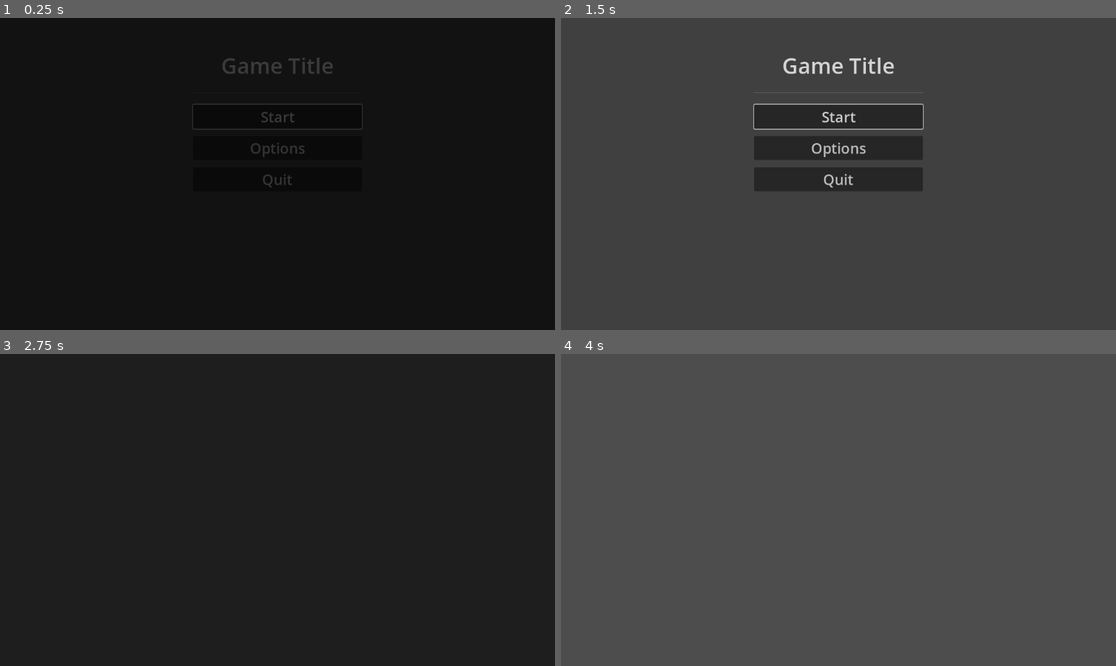
Above: before the commit, frames 1-4 (two rows, left to right).
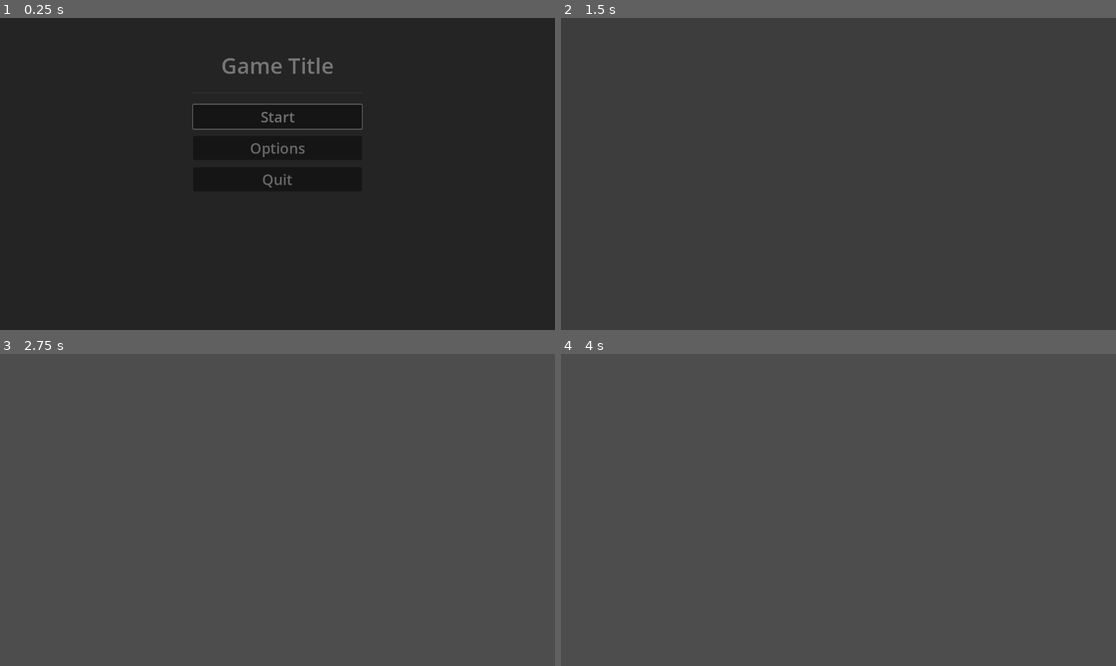
Above: after the commit, the same moments.

Repository: hsandt/godot-project-bootstrap
Game: Godot game, scene res://scenes/main_menu_scene.tscn
Two runs of this game, one before a commit and one after it. Both use one fixed random seed, a clock stepped at 60 frames per second and the inputs below.
Inputs (mouse positions are in pixels of both pictures, inside the frame that each line leads up to):
- Up to frame 1 (0.25 s): no input
- Up to frame 2 (1.5 s): click "Start" at 0.5 s; click (838, 117) at 1.25 s, where only the run before the commit has a clickable "Start"
- Up to frame 3 (2.75 s): tap Enter (ui_accept) at 2, 2.27 s; move the mouse to (399, 494) at 2.02 s; hold Right (ui_right) from 2.03 s (still down); click (399, 494) at 2.17 s
- Up to frame 4 (4 s): move the mouse to (727, 525) at 2.77 s; release Right (ui_right) at 2.78 s; hold Down (ui_down) 2.78-3.53 s; tap Enter (ui_accept) at 3.02, 3.5 s; move the mouse to (894, 441) at 3.52 s; hold Right (ui_right) from 3.53 s (still down)

The runs differ from the first frame. In frame 1, 1.1% of the frame differs, in the area x 34-66%, y 12-55%; in frame 2, 1.1%; in frame 3, 100%, in the area x 0-100%, y 0-100%; in frame 4, nothing differs.

Commit message:
[UI] Parameterize fade animation play speed in SceneManager > TransitionScreen API. Tune it on MainMenuManager, currently x2 everywhere.

Diff:
--- a/scenes/main_menu_scene.tscn
+++ b/scenes/main_menu_scene.tscn
@@ -15,6 +15,9 @@
 [node name="MainMenuManager" type="Node" parent="."]
 script = ExtResource("1_1qlj3")
 first_scene = ExtResource("2_wnfuy")
+initial_fade_in_speed = 2.0
+start_game_fade_out_speed = 2.0
+start_game_fade_in_speed = 2.0
 
 [node name="MainMenu" parent="." instance=ExtResource("3_520ah")]
 layout_mode = 1
--- a/scripts/MainMenuManager.gd
+++ b/scripts/MainMenuManager.gd
@@ -3,6 +3,15 @@
 
 ## Scene loaded when starting the game
 @export var first_scene: PackedScene
+
+## Speed factor for initial fade in animation
+@export var initial_fade_in_speed: float = 1.0
+
+## Speed factor for start game fade out animation
+@export var start_game_fade_out_speed: float = 1.0
+
+## Speed factor for start game fade in animation
+@export var start_game_fade_in_speed: float = 1.0
 
 
 func _ready():
@@ -10,14 +19,15 @@
 
 	# Disable input during fade in
 	_set_disable_input(true)
-	await TransitionScreen.fade_in_async()
+	await TransitionScreen.fade_in_async(initial_fade_in_speed)
 	_set_disable_input(false)
 
 
 func _on_main_menu_start_game_pressed():
 	# Disable input during transition
 	_set_disable_input(true)
-	await SceneManager.change_scene_with_fade_async(first_scene)
+	await SceneManager.change_scene_with_fade_async(first_scene,
+		start_game_fade_out_speed, start_game_fade_in_speed)
 	_set_disable_input(false)
 
 
--- a/scripts/singleton/SceneManager.gd
+++ b/scripts/singleton/SceneManager.gd
@@ -10,11 +10,12 @@
 
 
 ## Change scene with fade out screen and back in
-func change_scene_with_fade_async(scene: PackedScene):
-	await TransitionScreen.fade_out_async()
+func change_scene_with_fade_async(scene: PackedScene,
+		fade_out_speed: float = 1.0, fade_in_speed: float = 1.0):
+	await TransitionScreen.fade_out_async(fade_out_speed)
 	# await should wait for end of frame, so we can safely call_change_scene_immediate here
 	_change_scene_immediate(scene)
-	await TransitionScreen.fade_in_async()
+	await TransitionScreen.fade_in_async(fade_in_speed)
 
 
 func _change_scene_immediate(scene: PackedScene):
--- a/scripts/singleton/TransitionScreen.gd
+++ b/scripts/singleton/TransitionScreen.gd
@@ -6,32 +6,32 @@
 
 ### Fade in screen
 ### This should not be called during another fade in/out
-func fade_in():
+func fade_in(animation_speed: float = 1.0):
 	if not animation_player.current_animation.is_empty():
 		push_warning("[TransitionScreen] fade_in: animation '%s' " %
 			animation_player.current_animation,
 			"is already playing. We will still play 'fade_in', but previous ",
 			"async calls may be delayed as they are waiting for animation end.")
 
-	animation_player.play(&"fade_in")
+	animation_player.play(&"fade_in", -1, animation_speed)
 
 
 ### Fade out screen
 ### This should not be called during another fade in/out
-func fade_out():
+func fade_out(animation_speed: float = 1.0):
 	if not animation_player.current_animation.is_empty():
 		push_warning("[TransitionScreen] fade_out: animation '%s' " %
 			animation_player.current_animation,
 			"is already playing. We will still play 'fade_out', but previous ",
 			"async calls may be delayed as they are waiting for animation end.")
 
-	animation_player.play(&"fade_out")
+	animation_player.play(&"fade_out", -1, animation_speed)
 
 
 ### Fade in screen and await for animation end
 ### This should not be called during another fade in/out
-func fade_in_async():
-	fade_in()
+func fade_in_async(animation_speed: float = 1.0):
+	fade_in(animation_speed)
 
 	# At this point, we know that the 'fade_in' animation is being played,
 	# and the user should not try to play another animation to interrupt this one,
@@ -43,8 +43,8 @@
 
 ### Fade out screen and await for animation end
 ### This should not be called during another fade in/out
-func fade_out_async():
-	fade_out()
+func fade_out_async(animation_speed: float = 1.0):
+	fade_out(animation_speed)
 
 	# Same remark as fade_in_async
 	await animation_player.animation_finished
